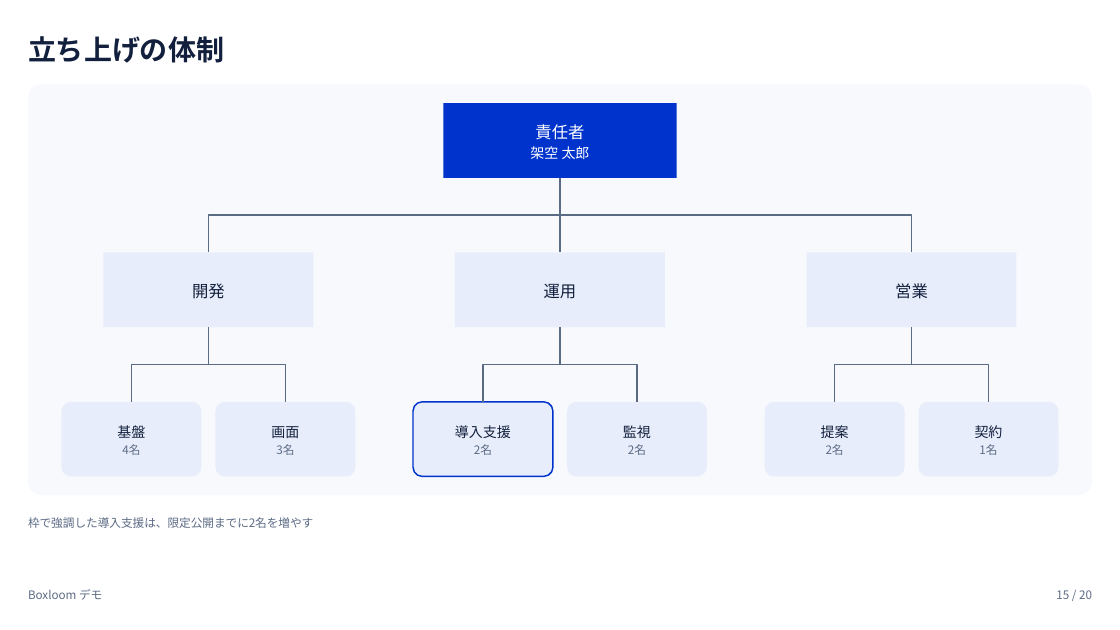
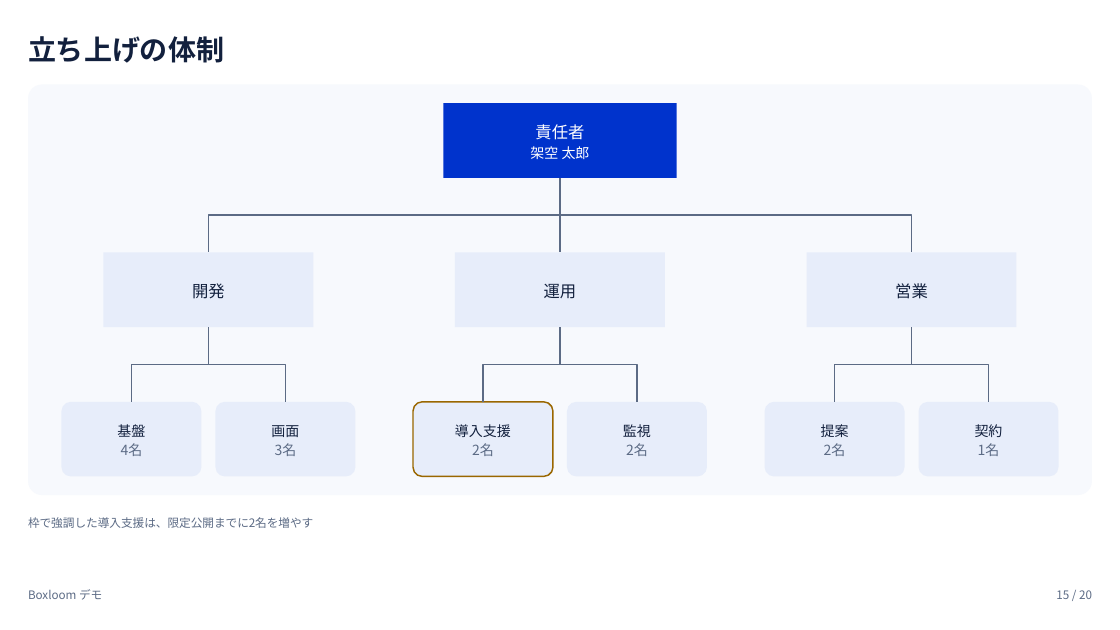
Before and after one commit to tjst-t/boxloom, a slide deck: slide 15 of boxloom/out/subsystems_showcase_light.pptx. Drawn at 1120x630 pixels with LibreOffice and Linux fonts; fonts in the diff are those of the drawing. Boxes give left, top, right and bottom in pixels: in the first picture for what was removed or moved away, otherwise in the second. Text is boxed around its words. In the diff, an @@ line names an element or a change of style, - is before the commit and + after.

```diff
--- a/boxloom/out/subsystems_showcase_light.pptx
+++ b/boxloom/out/subsystems_showcase_light.pptx
@@ rounded rectangle "導入支援" at <box>413,402,554,476</box>: outline #0033CC 1.25 pt to #9A6700 1.25 pt @@
@@ text in rounded rectangle at <box>121,443,143,456</box>: size 10 to 12 pt in "4名"; line spacing 13.5pt to 16.2pt @@
@@ text in rounded rectangle at <box>275,443,297,456</box>: size 10 to 12 pt in "3名"; line spacing 13.5pt to 16.2pt @@
@@ text in rounded rectangle at <box>472,443,494,456</box>: size 10 to 12 pt in "2名"; line spacing 13.5pt to 16.2pt @@
@@ text in rounded rectangle at <box>626,443,648,456</box>: size 10 to 12 pt in "2名"; line spacing 13.5pt to 16.2pt @@
@@ text in rounded rectangle at <box>824,443,846,456</box>: size 10 to 12 pt in "2名"; line spacing 13.5pt to 16.2pt @@
@@ text in rounded rectangle at <box>978,443,1000,456</box>: size 10 to 12 pt in "1名"; line spacing 13.5pt to 16.2pt @@
```
Also in this commit, not shown: 8 other slides changed, 21 other files.
